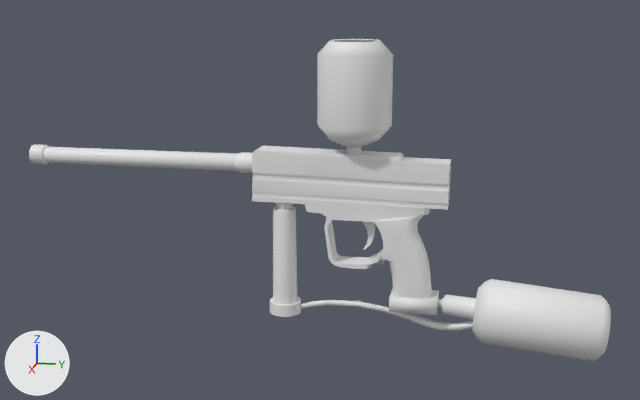
Renders of the Blender file Assets/Arts/Blender Files/Paintball Gun/PaintBall Gun.blend from each side of a commit.
The view is the same before and after, from a 50 mm camera at (1.153, 0.121, 0.323) aimed at (0.0, -0.11, 0.035). The lights are fixed; the arrows at lower left show +X, +Y and +Z.

The scene before the commit, as lines of its bpy script (objects in view):
```python
me_cube_008 = bpy.data.meshes.new('Cube.008')
me_cube_008.from_pydata(...)  # 160 vertices, 145 faces; spans x -0.044..0.043, y 0.045..0.279, z -0.166..-0.065
me_cube_008.materials.append(None)
me_cube_011 = bpy.data.meshes.new('Cube.011')
me_cube_011.from_pydata(...)  # 144 vertices, 144 faces; spans x -0.0486..0.0511, y -0.1131..-0.0133, z 0.1008..0.2497
me_cube_011.materials.append(None)
me_cylinder_008 = bpy.data.meshes.new('Cylinder.008')
me_cylinder_008.from_pydata(...)  # 91 vertices, 84 faces; spans x -0.005..0.005, y -0.139..0.104, z -0.142..-0.108
me_cylinder_008.materials.append(None)
ob_air_line = bpy.data.objects.new('Air Line', me_cylinder_008)
ob_air_line.parent = ob_grip_fame_low
ob_air_line.location = (0.0, 0.0, 0.0)
ob_co2_tank = bpy.data.objects.new('CO2 Tank', me_cube_008)
ob_co2_tank.parent = ob_grip_fame_low
ob_co2_tank.location = (0.0, 0.0, 0.0)
ob_feeder = bpy.data.objects.new('Feeder', me_cube_011)
ob_feeder.parent = ob_grip_fame_low
ob_feeder.location = (0.0, 0.0, 0.0)
# also in view: 'Air Source Adapter' at (0.0, 0.022, -0.102); 'Foregrip' at (0.0, -0.16, -0.046); 'Grip Fame Low' at (0.0, -0.078, -0.027); 'Barrel' at (0.0, -0.364, 0.082); 'Hammer' at (0.0, -0.068, 0.069)
```
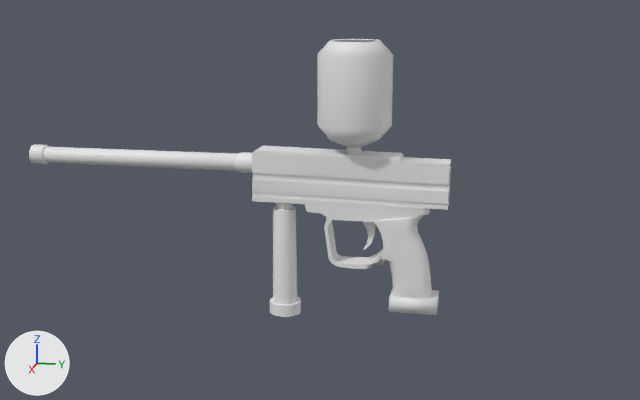
Edits to the scene script, one JSON object a line:
```json
{"op": "remove", "block": "ob_co2_tank", "code": ["ob_co2_tank = bpy.data.objects.new('CO2 Tank', me_cube_008)", "ob_co2_tank.parent = ob_grip_fame_low", "ob_co2_tank.location = (0.0, 0.0, 0.0)"]}
{"op": "remove", "block": "ob_air_line", "code": ["ob_air_line = bpy.data.objects.new('Air Line', me_cylinder_008)", "ob_air_line.parent = ob_grip_fame_low", "ob_air_line.location = (0.0, 0.0, 0.0)"]}
```

Boxes (x1, y1, x2, y2) around the edits, measured in the pictures (640 x 400 px):
```json
{"object": "CO2 Tank", "change": "deleted", "before": [437, 279, 611, 361]}
{"object": "Air Line", "change": "deleted", "before": [300, 300, 473, 331]}
```
